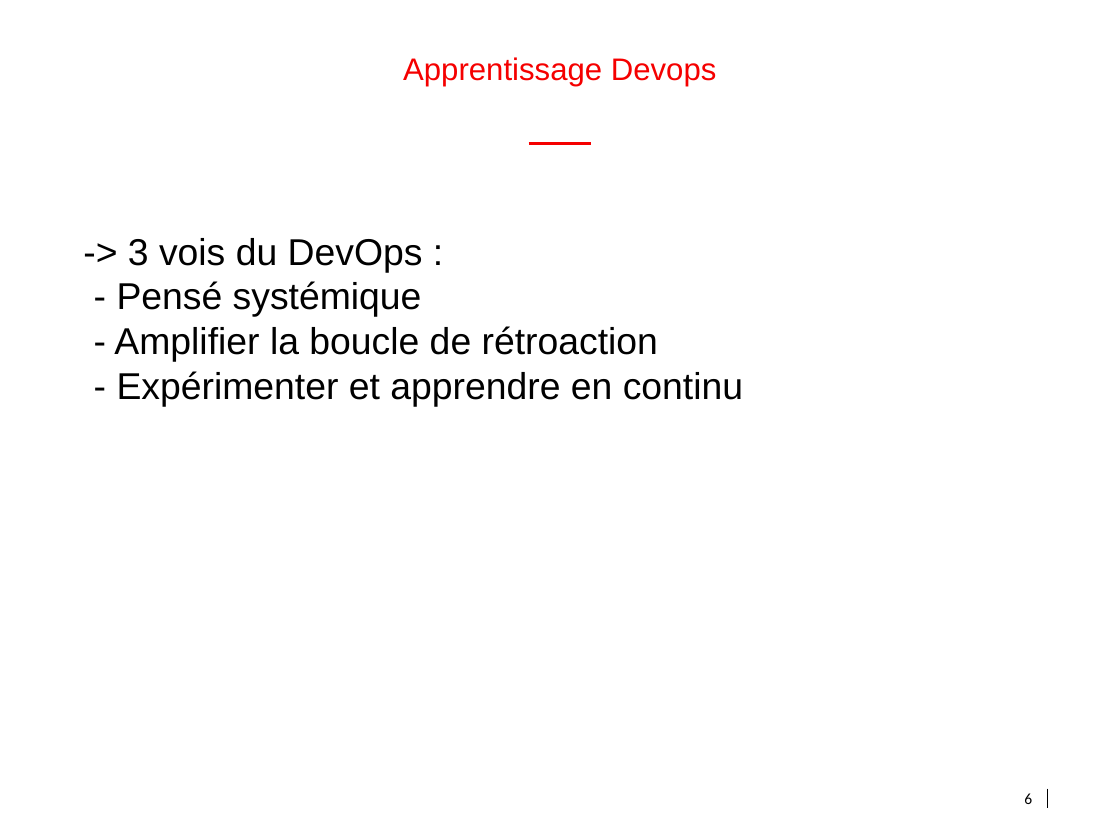
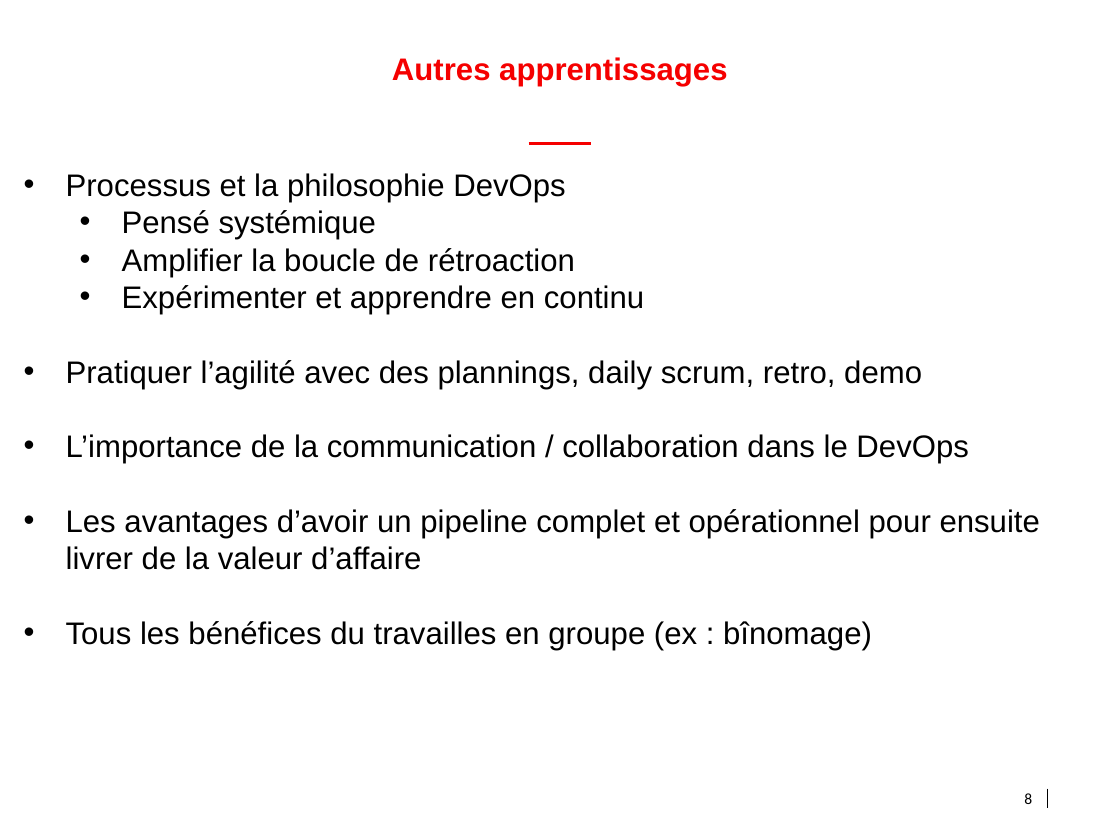
Before and after one commit to bnclab13/devops, a slide deck: slide 8 of doc/Presentation.pptx (slide 6 before the commit). Drawn at 1120x840 pixels with LibreOffice and Linux fonts; fonts in the diff are those of the drawing; background and template pictures are left out. Boxes give left, top, right and bottom in pixels: in the first picture for what was removed or moved away, otherwise in the second. Text is boxed around its words. In the diff, an @@ line names an element or a change of style, - is before the commit and + after.

```diff
--- a/doc/Presentation.pptx
+++ b/doc/Presentation.pptx
@@ title at (392, 57, 727, 86): text changed; bold on @@
-Apprentissage Devops
+Autres apprentissages
@@ text at (66, 173, 1040, 650): text changed; size 24 to 20 pt @@
--> 3 vois du DevOps :
-- Pensé systémique
-- Amplifier la boucle de rétroaction
-- Expérimenter et apprendre en continu
+• Processus et la philosophie DevOps
+  • Pensé systémique
+  • Amplifier la boucle de rétroaction
+  • Expérimenter et apprendre en continu
+• Pratiquer l’agilité avec des plannings, daily scrum, retro, demo
+• L’importance de la communication / collaboration dans le DevOps
+• Les avantages d’avoir un pipeline complet et opérationnel pour ensuite livrer de la valeur d’affaire
+• Tous les bénéfices du travailles en groupe (ex : bînomage)
@@ page number at (1024, 793, 1032, 804): text changed @@
-6
+8
```
Also in this commit, not shown: 2 other slides changed, 7 slides added, 4 slides removed.
